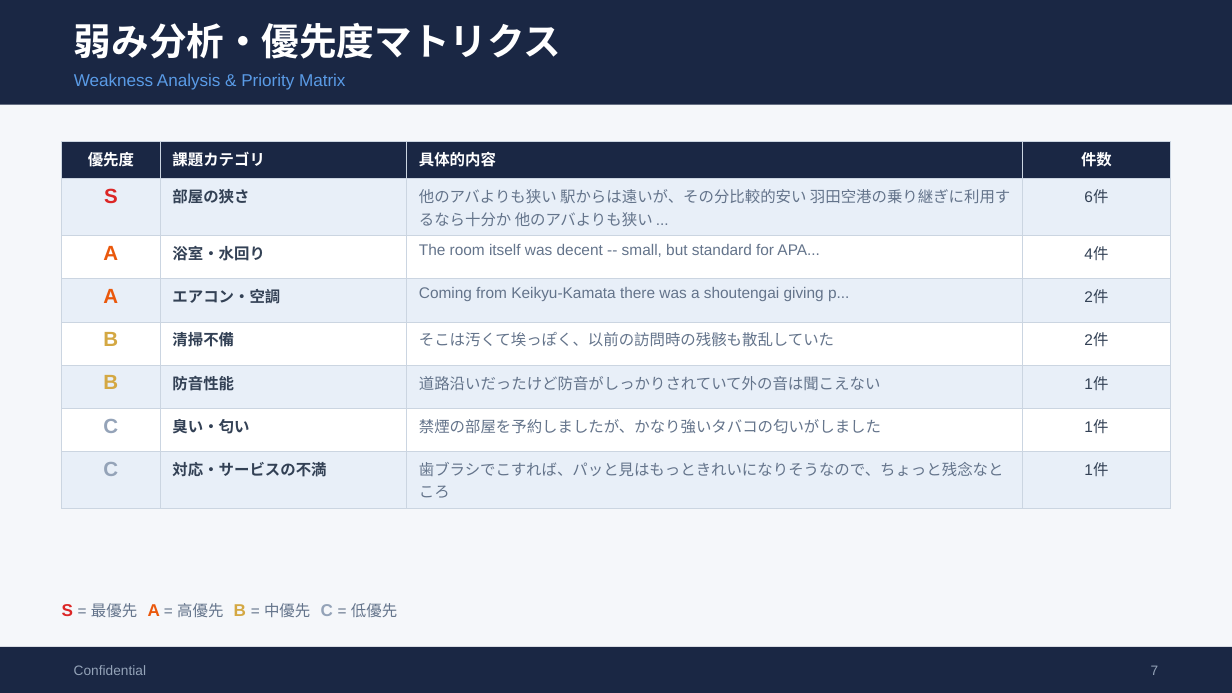
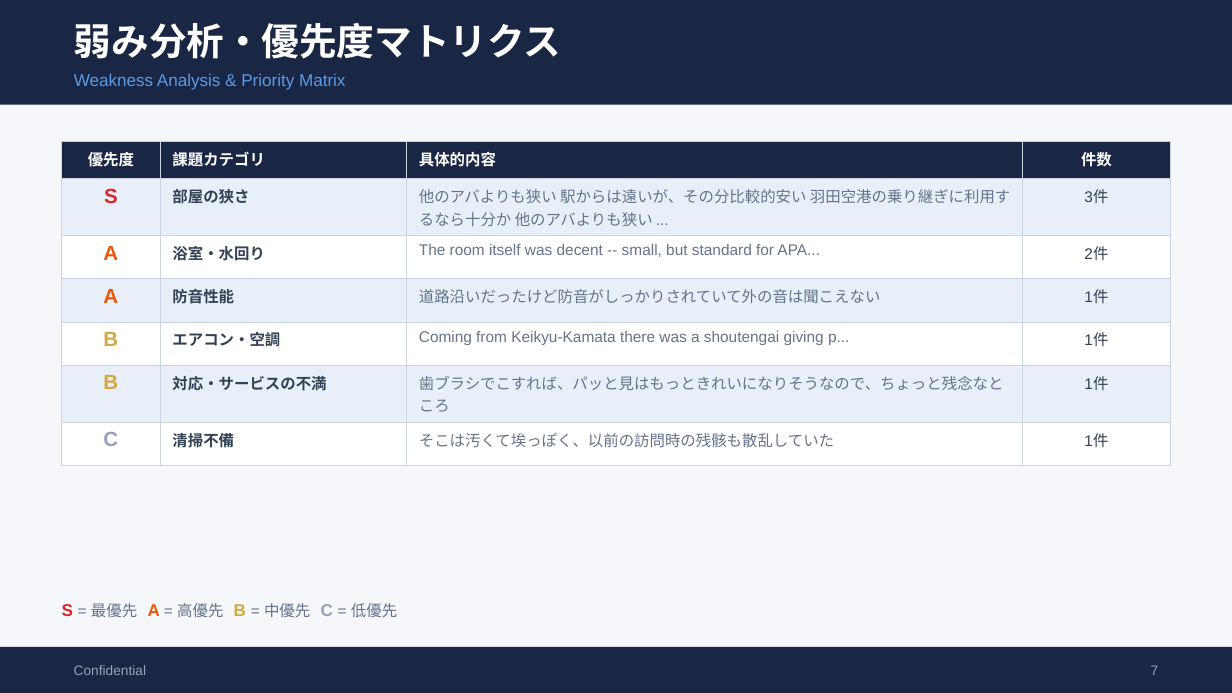
Before and after one commit to TAKAHASHIMITSUGU329/primechange-portal, a slide deck: slide 7 of 納品レポート/ホテル別レポート/apa_kamata_口コミ分析レポート.pptx. Drawn at 1232x693 pixels with LibreOffice and Linux fonts; fonts in the diff are those of the drawing. Boxes give left, top, right and bottom in pixels: in the first picture for what was removed or moved away, otherwise in the second. Text is boxed around its words. In the diff, an @@ line names an element or a change of style, - is before the commit and + after.

```diff
--- a/納品レポート/ホテル別レポート/apa_kamata_口コミ分析レポート.pptx
+++ b/納品レポート/ホテル別レポート/apa_kamata_口コミ分析レポート.pptx
@@ table at (x1=62, y1=142, x2=1170, y2=452) @@
-row 2: S | 部屋の狭さ | 他のアバよりも狭い 駅からは遠いが、その分比較的安い 羽田空港の乗り継ぎに利用するなら十分か 他のアバよりも狭い ... | 6件
-row 3: A | 浴室・水回り | The room itself was decent -- small, but standard for APA... | 4件
-row 4: A | エアコン・空調 | Coming from Keikyu-Kamata there was a shoutengai giving p... | 2件
-row 5: B | 清掃不備 | そこは汚くて埃っぽく、以前の訪問時の残骸も散乱していた | 2件
-row 6: B | 防音性能 | 道路沿いだったけど防音がしっかりされていて外の音は聞こえない | 1件
-row 7: C | 臭い・匂い | 禁煙の部屋を予約しましたが、かなり強いタバコの匂いがしました | 1件
-row 8: C | 対応・サービスの不満 | 歯ブラシでこすれば、パッと見はもっときれいになりそうなので、ちょっと残念なところ | 1件
+row 2: S | 部屋の狭さ | 他のアバよりも狭い 駅からは遠いが、その分比較的安い 羽田空港の乗り継ぎに利用するなら十分か 他のアバよりも狭い ... | 3件
+row 3: A | 浴室・水回り | The room itself was decent -- small, but standard for APA... | 2件
+row 4: A | 防音性能 | 道路沿いだったけど防音がしっかりされていて外の音は聞こえない | 1件
+row 5: B | エアコン・空調 | Coming from Keikyu-Kamata there was a shoutengai giving p... | 1件
+row 6: B | 対応・サービスの不満 | 歯ブラシでこすれば、パッと見はもっときれいになりそうなので、ちょっと残念なところ | 1件
+row 7: C | 清掃不備 | そこは汚くて埃っぽく、以前の訪問時の残骸も散乱していた | 1件
```
Also in this commit, not shown: 8 other slides changed, 37 other files.
